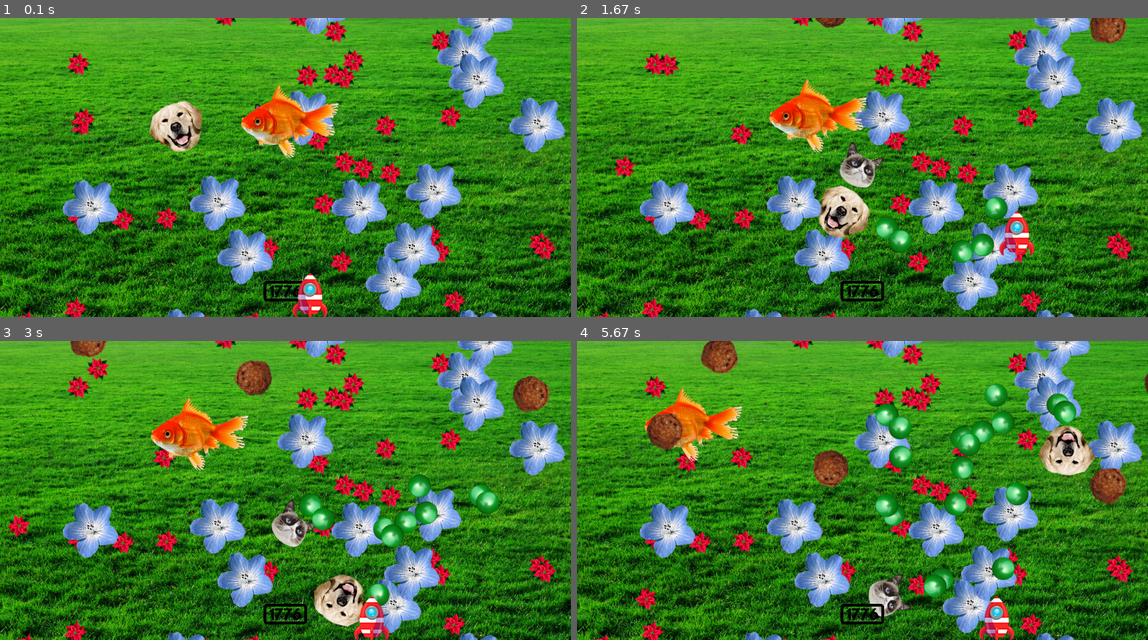
Above: before the commit, frames 1-4 (two rows, left to right).
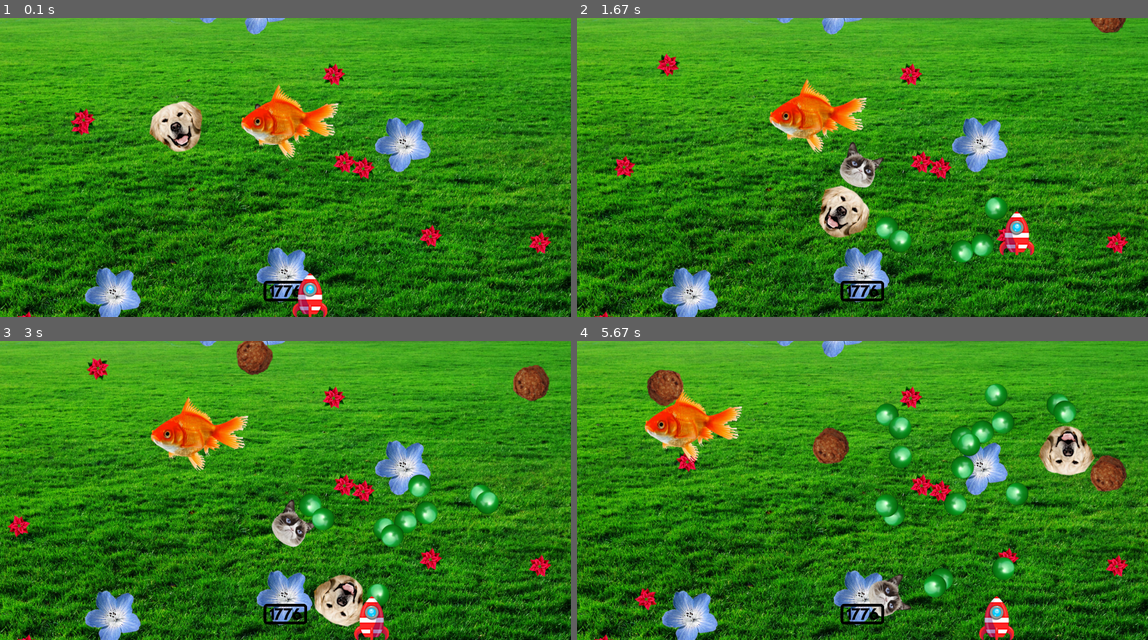
Above: after the commit, the same moments.

Repository: jimmygizmo/pygamefun
Game: pygame game, started from game/main.py
Two runs of this game, one before a commit and one after it. Both use one fixed random seed, a clock stepped at 60 frames per second and the inputs below.
Inputs:
- Up to frame 1 (0.1 s): no input
- Up to frame 2 (1.67 s): tap Space at 0.33, 0.73, 1.03, 1.23, 1.57 s; hold Right 0.67-1.13 s; hold Up 1.17-1.47 s; hold Right from 1.5 s (still down)
- Up to frame 3 (3 s): tap Space at 1.87, 2.07, 2.37, 2.63, 2.97 s; release Right at 1.97 s; hold Left 2-2.53 s; hold Down 2.57-2.87 s; hold Left from 2.9 s (still down)
- Up to frame 4 (5.67 s): tap Space at 3.27, 3.4, 3.8, 4.1, 4.47, 4.87, 5.17, 5.37 s; release Left at 3.3 s; hold Up 3.33-3.7 s; hold Right 3.73-4.37 s; hold Down 4.4-4.77 s; hold Left 4.8-5.27 s; hold Right from 5.3 s (still down)

The runs differ from the first frame. In frame 1, 18% of the frame differs, in the area x 10-99%, y 0-100%; in frame 2, 19%; in frame 3, 20%; in frame 4, 20%, in the area x 10-100%, y 0-100%.

Commit message:
refactoring of some arguments and types for enviro phases for mypy, other mypy fixes and cleanup after all the animation work. at least one more push of post-anmim work cleanup is coming.

Diff:
--- a/game/config.py
+++ b/game/config.py
@@ -28,17 +28,17 @@
 
 PYGAME_FROMBYTES_IMAGE_LOAD_WORKAROUND_ENABLE: bool = True
 MEATBALL_SPAWN_MARGIN: int = 60  # Meatballs can spawn this far slightly to the left/right and above the screen.
-MEATBALL_SPAWN_TIME_MIN: int = 20  # They spawn no faster than this but a small random-in-range pause is added too.
-MEATBALL_SPAWN_TIME_RANGE: int = 500  # Random from 0 to this range max is then ADDED TO THE MINIMUM.
+MEATBALL_SPAWN_TIME_MIN: int = 40  # They spawn no faster than this but a small random-in-range pause is added too.
+MEATBALL_SPAWN_TIME_RANGE: int = 800  # Random from 0 to this range max is then ADDED TO THE MINIMUM.
 # TODO: Meatball spawn time with current timer is only set randomly once at game start. MAKE IT VARY ALL THE TIME.
 
 ENVIRO_PHASES: list[tuple[str, int]] = [  # See related types: ent.EnviroSpec, ent.EnviroKeys
-        ('peace', 800),
-        ('rogue', 160),
-        ('chaos', 400),
+        ('peace', 1200),
+        ('rogue', 120),
+        ('chaos', 200),
         ('frozen', 60),
         ('rogue', 50),
-        ('frozen', 110),
+        ('frozen', 80),
     ] # See ent.EnviroKeys, a Literal type. Spec key convention: First letter of phase name, 'e_' prefix: e_p, e_r, e_c, e_f
 
 
--- a/game/entity.py
+++ b/game/entity.py
@@ -64,7 +64,7 @@
         'color': str,  # Debug mode color of rectangle
         'x': float,  # Initial position X value
         'y': float,  # Initial position Y value
-        'frame_rate': float,  # Frame rate
+        'frame_delay': float,  # Frame rate
         'repeat_count': int,  # Count to repeat. -1 to repeat continuously.
     }
 )  # AnimSpec
@@ -82,7 +82,7 @@
         'color': 'orangered2',
         'x': 890.0,
         'y': 540.0,
-        'frame_rate': 32.0,  # TODO: Not used yet.
+        'frame_delay': 10.0,
         'repeat_count': 1,
     },
 ]  # anim_specs: list[AnimSpec]
@@ -378,7 +378,7 @@
         'x': 804.0,
         'y': 440.0,
         'a': 0.0,
-        'spray_count': 60,
+        'spray_count': 10,
         'spray_radius': 780.0,
     },
     {
@@ -392,7 +392,7 @@
         'x': 880.0,
         'y': 360.0,
         'a': 0.0,
-        'spray_count': 18,
+        'spray_count': 6,
         'spray_radius': 680.0,
     },
 ]  # prop_templates: list[PropTemplate]
--- a/game/main.py
+++ b/game/main.py
@@ -54,30 +54,28 @@
                 frames_dir: str,
                 x: float,
                 y: float,
-                frame_rate: float,
+                frame_delay: float,
                 repeat_count: int,
             ):
         self.base_instance_id: int = MapThing.base_instance_count
         self.frames: list[pygame.Surface] = ACACHE[frames_dir]['frames']
         self.x: float = x
         self.y: float = y
-        self.frame_rate: float = frame_rate
         # WE DO NOT NEED THESE TWO THINGS HERE. I HAVE BEEN WONDERING AND NOW IT IS CONFIRMED. CLEAN UP AROUND HERE.
         # self.image: pygame.Surface = self.frames[0]  # Active image/surface  (instantiates with the first frame surface)
         # self.rect: pygame.FRect = pygame.FRect()  # TODO: CONFIRM WHY THIS IS HERE. I GUESS WE NEED IT FOR THE SUPER INIT? Not sure.
         super().__init__(groups)  # super.update() could be done first before setting all the self.* but for now I have them last.
         Anim.base_instance_count += 1
-        self.rect = self.frames[0].get_frect(center=(self.x, self.y))  # TODO: .. and WHY do we need the ONE ABOVE HERE? OTHER CLASSES DO THIS TOO.
+        self.rect: pygame.FRect = self.frames[0].get_frect(center=(self.x, self.y))  # TODO: .. and WHY do we need the ONE ABOVE HERE? OTHER CLASSES DO THIS TOO.
         self.frame_count: int = len(self.frames)
         self.current_frame_index: int = 0
         self.repeat_count: int = repeat_count
         self.repeat: bool = False
         if self.repeat_count == -1 or self.repeat_count > 0:
             self.repeat = True
-        self.image = self.frames[self.current_frame_index]
-        # TODO: Probably need to convert frame_rate into inter_frame_delay here. I think this just means inverting it but watch the units.
-        self.inter_frame_delay: float = 5.0  # Dummy placeholder. We really want to manage this with a "frame rate".
-        self.last_frame_advance: int = pygame.time.get_ticks()  # Dummy value. TODO: FIX.
+        self.image: pygame.Surface = self.frames[self.current_frame_index]
+        self.inter_frame_delay: float = frame_delay
+        self.last_frame_advance: int = pygame.time.get_ticks()
 
     def frame_timer(self):
         current_time = pygame.time.get_ticks()  # Milliseconds since pygame.init() was called.
@@ -97,8 +95,8 @@
             self.image = self.frames[self.current_frame_index]
         self.last_frame_advance = pygame.time.get_ticks()
 
-    def update(self, delta_time: float, ephase_name: str | None = None):
-        self.frame_timer()  # Calls advance_frame() when necessary. Keeps a cadence of inter_frame_delay (inverse of frame rate)
+    def update(self, delta_time: float, ephase_name: str | None):
+        self.frame_timer()  # Calls advance_frame() when necessary, keeping a cadence of inter_frame_delay.
 
     def finalize(self):
         self.kill()
@@ -126,12 +124,12 @@
         self.x: float = x
         self.y: float = y
         self.angle: float = angle
-        self.image: pygame.Surface | None = None  # Active image (depending on direction of motion).
-        self.mask: pygame.Mask | None = None  # Active mask (depending on direction of motion).
-        self.rect: pygame.FRect = pygame.FRect()  # TODO: I don't think we need this here. MUST BE CAREFULLY CONFIRMED. Set after super.update tho.
+        # self.image: pygame.Surface | None = None  # Active image (depending on direction of motion).  # SAFELY DISABLED  # TODO: Check classes below here
+        # self.mask: pygame.Mask | None = None  # Active mask (depending on direction of motion).  # SAFELY DISABLED  # TODO: Check classes below here
+        # self.rect: pygame.FRect = pygame.FRect()  # TODO: I don't think we need this here. MUST BE CAREFULLY CONFIRMED. Set after super.update tho.
         super().__init__(groups)  # super.update() could be done first before setting all the self.* but for now I have them last.
         MapThing.base_instance_count += 1
-        self.rect = self.surface_l.get_frect(center=(self.x, self.y))
+        self.rect: pygame.FRect = self.surface_l.get_frect(center=(self.x, self.y))
 
         if cfg.WHITEOUT_MODE:
             self.mask_surf_l.set_colorkey((0, 0, 0))  # Make the black transparent.
@@ -174,9 +172,9 @@
         self.angle: float = angle
         self.angular_vel: float = angular_vel
         self.e_spec = e_spec
-        self.image: pygame.Surface | None = None  # Active image (depending on direction of motion).
-        self.mask: pygame.Mask | None = None  # Active mask (depending on direction of motion).
-        self.rect: pygame.FRect = pygame.FRect()
+        self.image: pygame.Surface | None = None  # Active image (depending on direction of motion).  # TODO: TRY TO DELETE THIS AND DO IT LATER. MIGHT BE POSSIBLE
+        self.mask: pygame.Mask | None = None  # Active mask (depending on direction of motion).  # TODO: TRY TO DELETE THIS AND DO IT LATER. MIGHT BE POSSIBLE
+        self.rect: pygame.FRect = pygame.FRect()  # TODO: TRY TO DELETE THIS AND DO IT LATER. MIGHT BE POSSIBLE
         super().__init__(groups)  # super.update() could be done first before setting all the self.* but for now I have them last.
         Entity.base_instance_count += 1
         self.rect = self.surface_l.get_frect(center=(self.x, self.y))  # TODO: LIKELY EXCESSIVE INIT WE CAN MAKE NONE
@@ -193,7 +191,7 @@
             self.surface_l = self.mask_surf_l  # White-out the object.
             self.surface_r = self.mask_surf_r  # "
 
-    def update(self, delta_time: float, ephase_name: str | None = None):
+    def update(self, delta_time: float, ephase_name: str | None):
         delta_vector: pygame.math.Vector2 = self.dir * self.speed * delta_time
         # MYPY ERROR HERE - TRICKY ONE:
         # main.py:365: error: Incompatible types in assignment (expression has type "Vector2",
@@ -308,7 +306,7 @@
             if current_time - self.laser_shoot_time >= self.cooldown_duration:
                 self.can_shoot = True
 
-    def update(self, delta_time: float, ephase_name: str | None = None):
+    def update(self, delta_time: float, ephase_name: str | None):
         enviro_influence(self, ephase_name)
 
         keys = pygame.key.get_pressed()
@@ -368,7 +366,7 @@
         Weapon.instance_count += 1
         self.final_anim_spec = final_anim_spec
 
-    def update(self, delta_time: float, ephase_name: str | None = None):
+    def update(self, delta_time: float, ephase_name: str | None):
         enviro_influence(self, ephase_name)
         super().update(delta_time, ephase_name)
 
@@ -394,7 +392,7 @@
             frames_dir=self.final_anim_spec['frames_dir'],
             x=self.rect.midtop[0],
             y=self.rect.midtop[1],
-            frame_rate=self.final_anim_spec['frame_rate'],  # TODO: THIS IS NOT USED YET. We use inter_frame_delay.
+            frame_delay=self.final_anim_spec['frame_delay'],  # TODO: THIS IS NOT USED YET. We use inter_frame_delay.
             repeat_count=self.final_anim_spec['repeat_count'],
         )
 
@@ -426,7 +424,7 @@
 
         Npc.instance_count += 1
 
-    def update(self, delta_time: float, ephase_name: str | None = None):
+    def update(self, delta_time: float, ephase_name: str | None):
         enviro_influence(self, ephase_name)
         super().update(delta_time, ephase_name)
 
@@ -447,7 +445,25 @@
 
 # #############################################    FUNCTION DEFINITIONS    #############################################
 
-def enviro_influence(xself: Player | Weapon | Npc, ephase_name: str) -> None:
+# I'm making environ_influence robust to being called with missing argument values in which case it silently does nothing,
+# and this is because having both a valid espec AND a current and valid ephase_name might not always be guaranteed as
+# this app gets more complex. Not to say bugs are expected, but these are not essential to the game functioning and they
+# sort of are optional/temporary things and require a fair amount to be in place and correct to be ready to function for
+# enviro_influence. Let's just say that in a more complex and dynamic game that might be loading environmental factors
+# dynamically or even from intermittent online sources, making this part flexible/robust is not a bad idea. ALSO, and
+# perhaps more importantly, I WANT A FEATURE CAPABILTIY, to be able to omit one or the other from some other strategic
+# perspective and use that as part of the INTENDED INTERFACE to allow additional modes of control. Thus, one can deliberately
+# eliminate (make None) either xself or (much more likely) ephase_name and not worry about the fact that update() for some
+# classes is hard-coded to call environ_influence(), and thus BE ABLE TO DISABLE ENVIRO INFLUENCE IN THIS ADDITIONAL WAY,
+# (by making ephase_name None).
+# ALTERNATE STRATEGY: I think we could still do this or variants by REQUIRING this func to have all args .. then
+# INSIDE the relevant update() methods (Player, Npc, Weapon) WE CHECK FOR ephase_name to be NOT None before attempting
+# to call enviro_influence. TODO: Consider the best approach and finalize this. MyPy might require this alternate to be happy.
+# Since we reference the subscripts like 'e_p' .. there is no way for MyPy to be happy about the | None option on the type.
+# I think this means we will need to check before calling and not allow Nones here. TODO: Make it so.
+def enviro_influence(xself: Player | Weapon | Npc | None, ephase_name: str | None) -> None:
+    if xself is None or ephase_name is None:
+        return
     if ephase_name == 'peace':
         xself.speed = xself.e_spec['e_p']
     elif ephase_name == 'rogue':
